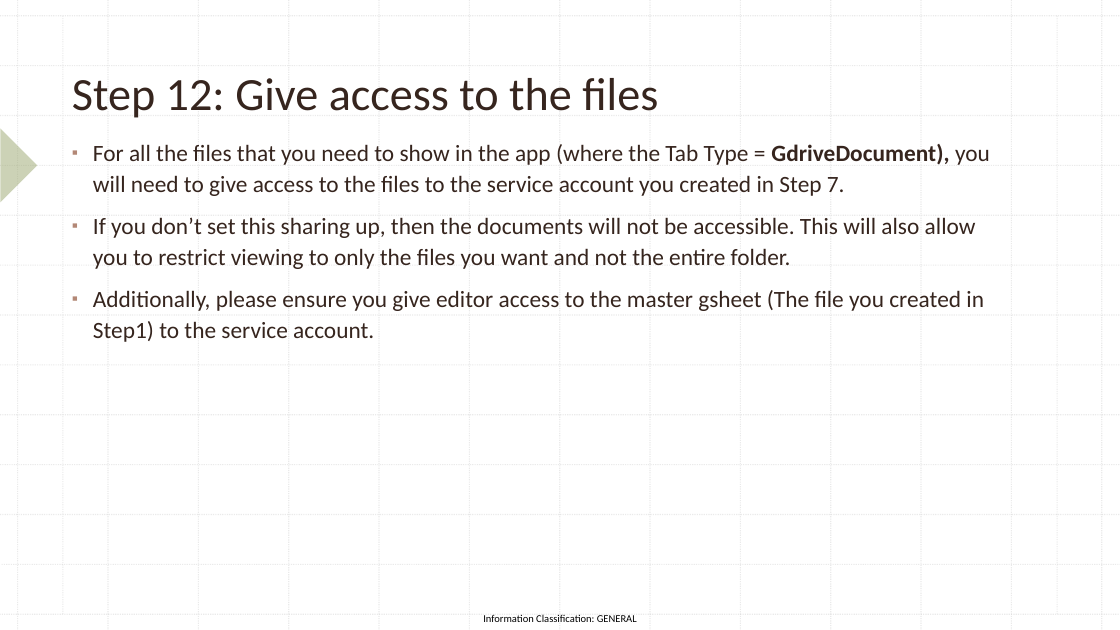
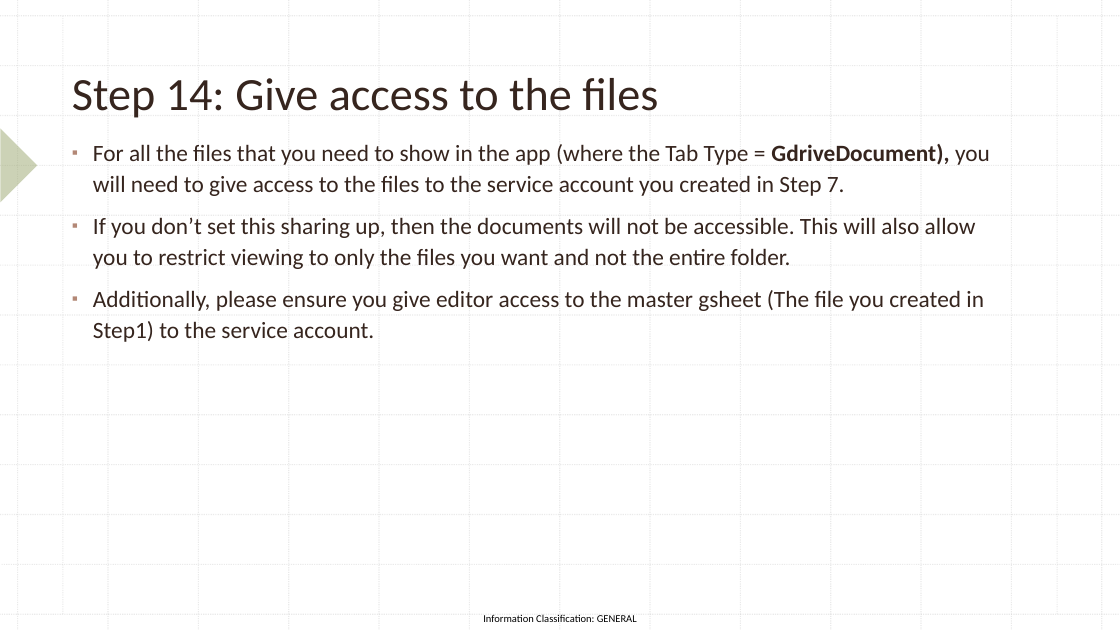
Before and after one commit to mahendrachandrasekhar/SocietyApp, a slide deck: slide 19 of Setting up the Society App.pptx. Drawn at 1120x630 pixels with LibreOffice and Linux fonts; fonts in the diff are those of the drawing. Boxes give left, top, right and bottom in pixels: in the first picture for what was removed or moved away, otherwise in the second. Text is boxed around its words. In the diff, an @@ line names an element or a change of style, - is before the commit and + after.

```diff
--- a/Setting up the Society App.pptx
+++ b/Setting up the Society App.pptx
@@ title at [72,78,658,118]: text changed @@
-Step 12: Give access to the files
+Step 14: Give access to the files
```
Also in this commit, not shown: 1 other slide changed, 1 other file.
